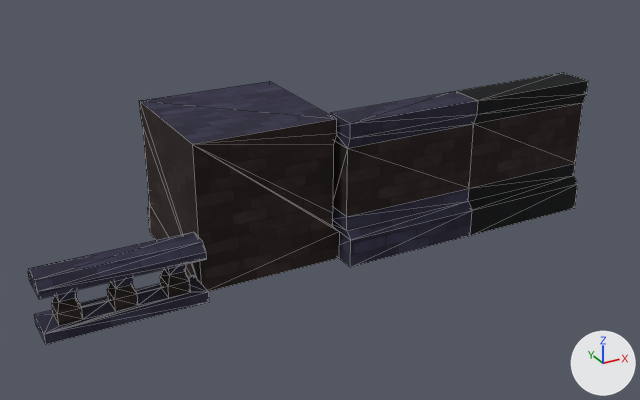
A saved change to the glTF model assets/walls/walls.glb.
The view is the same before and after, from a camera (50 mm lens) standing at (-4.21, -5.16, 2.79) and looking at (-1.47, -0.18, 0.3). Every picture has the same lights, and +X, +Y and +Z are marked at lower right. Mesh edges are drawn as thin lines. Where no turn or scale is listed for an object, it has been applied to the vertices. Vertices at the same position are counted once.

In view in the first picture: 'barrier', 'floor_corner', 'stone', 'wall'.
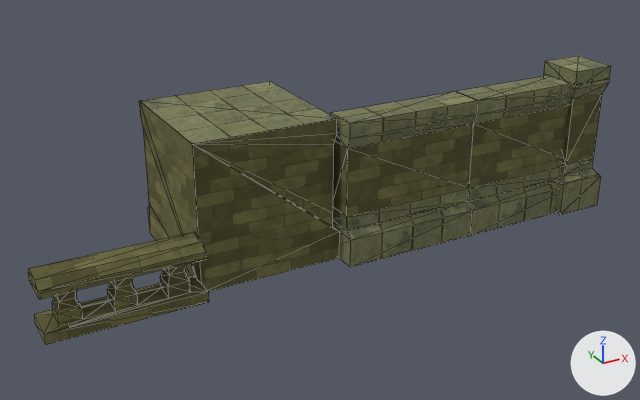
What differs and where, as boxes (x1, y1, x2, y2) in the pictures (640 x 400 px):
'floor_corner', surface changed, recoloured (black to yellow): (139, 81, 339, 292) in both
'wall', surface changed, recoloured: (331, 91, 478, 267) in both
'stone', surface changed (black to yellow): (456, 73, 588, 236) in both
'barrier', surface changed, recoloured: (28, 232, 209, 345) in both
'stonecolumn', added: after (543, 56, 611, 215)
    faces in mat_foliage_clone__001: (543, 56, 611, 215)
    faces in mat_stonedark_clone__001: (562, 94, 602, 164)
part 2 of me_mesh_floor_corner_instance, recoloured (blue to yellow): (140, 81, 336, 144) in both
part 3 of me_mesh_floor_corner_instance, recoloured (black to yellow): (139, 101, 339, 292) in both
part 4 of me_mesh_barrier_instance, recoloured: (28, 232, 209, 345) in both
part 5 of me_mesh_barrier_instance, recoloured (black to yellow): (52, 269, 191, 325) in both

The change, as a diff of the scene's bpy script:
```diff
--- a/assets/walls/walls.glb.py
+++ b/assets/walls/walls.glb.py
@@ mat_foliage_clone @@
 n2 = _N.new('ShaderNodeMix'); n2.name = 'Mix'
 n2.inputs[0].default_value = 1.0  # 'Factor'
-n2.inputs[7].default_value = (0.0235, 0.0232, 0.0232, 1.0)  # 'B', black #2a2a2a
+n2.inputs[7].default_value = (0.767, 0.691, 0.298, 1.0)  # 'B', beige #e3d994
 n3 = _N.new('ShaderNodeTexImage'); n3.name = 'Image Texture'
@@ mat_stonedark_clone @@
 n2 = _N.new('ShaderNodeMix'); n2.name = 'Mix'
 n2.inputs[0].default_value = 1.0  # 'Factor'
-n2.inputs[7].default_value = (0.217, 0.154, 0.136, 1.0)  # 'B', brown #806d67
+n2.inputs[7].default_value = (1.0, 0.961, 0.368, 1.0)  # 'B', yellow #fffba3
 n3 = _N.new('ShaderNodeTexImage'); n3.name = 'Image Texture'
@@ mat_stonedark_clone__001 @@
 n2 = _N.new('ShaderNodeMix'); n2.name = 'Mix'
 n2.inputs[0].default_value = 1.0  # 'Factor'
-n2.inputs[7].default_value = (0.217, 0.154, 0.136, 1.0)  # 'B', brown #806d67
+n2.inputs[7].default_value = (1.0, 0.961, 0.368, 1.0)  # 'B', yellow #fffba3
 n3 = _N.new('ShaderNodeTexImage'); n3.name = 'Image Texture'
@@ mat_stonedark_clone__002 @@
 n2 = _N.new('ShaderNodeMix'); n2.name = 'Mix'
 n2.inputs[0].default_value = 1.0  # 'Factor'
-n2.inputs[7].default_value = (0.217, 0.154, 0.136, 1.0)  # 'B', brown #806d67
+n2.inputs[7].default_value = (1.0, 0.961, 0.368, 1.0)  # 'B', yellow #fffba3
 n3 = _N.new('ShaderNodeTexImage'); n3.name = 'Image Texture'
@@ mat_stonedark_clone__003 @@
 n2 = _N.new('ShaderNodeMix'); n2.name = 'Mix'
 n2.inputs[0].default_value = 1.0  # 'Factor'
-n2.inputs[7].default_value = (0.217, 0.154, 0.136, 1.0)  # 'B', brown #806d67
+n2.inputs[7].default_value = (1.0, 0.961, 0.368, 1.0)  # 'B', yellow #fffba3
 n3 = _N.new('ShaderNodeTexImage'); n3.name = 'Image Texture'
@@ mat_stonedark_clone__004 @@
+mat_stonedark_clone__004 = bpy.data.materials.new('stoneDark(Clone).004')
+# colours: yellow #fffba3
+# uses the picture img_image_1
@@ mat_stonedark_clone__005 @@
+mat_stonedark_clone__005 = bpy.data.materials.new('stoneDark(Clone).005')
+# colours: yellow #fffba3
+# uses the picture img_image_1
@@ mat_foliage_clone__003 @@
+mat_foliage_clone__003 = bpy.data.materials.new('foliage(Clone).003')
+# colours: beige #e3d994
+# uses the picture img_stone_tiles
@@ mat_foliage_clone__002 @@
+mat_foliage_clone__002 = bpy.data.materials.new('foliage(Clone).002')
+# colours: beige #e3d994
+# uses the picture img_stone_tiles
@@ mat_foliage_clone__001 @@
+mat_foliage_clone__001 = bpy.data.materials.new('foliage(Clone).001')
+# colours: beige #e3d994
+# uses the picture img_stone_tiles
@@ me_mesh_floor_corner_instance @@
 me_mesh_floor_corner_instance.from_pydata(...)  # 23 vertices, 42 faces; spans x -0.5..0.5, y -0.5..0.5, z 0.0..1.0
+# me_mesh_floor_corner_instance part 2: all 22 faces that had it switch from mat_stonelight_clone to mat_foliage_clone__003
+# me_mesh_floor_corner_instance part 3: all 20 faces that had it switch from mat_stonedark_clone__001 to mat_stonedark_clone__003
@@ me_mesh_wall_instance_001 @@
 me_mesh_wall_instance_001.from_pydata(...)  # 28 vertices, 52 faces; spans x -0.5..0.5, y -0.15..0.15, z 0.0..1.0
+# me_mesh_wall_instance_001 part 1: all 44 faces that had it switch from mat_stonelight_clone__001 to mat_foliage_clone__002
 me_mesh_wall_instance_001.materials.append(mat_stonedark_clone__002)
@@ me_mesh_barrier_instance @@
 me_mesh_barrier_instance.from_pydata(...)  # 68 vertices, 140 faces; spans x -0.5..0.5, y -0.125..0.125, z 0.0..0.4
+# me_mesh_barrier_instance part 4: all 92 faces that had it switch from mat_stonelight_clone__002 to mat_stonedark_clone__004
+# me_mesh_barrier_instance part 5: all 48 faces that had it switch from mat_stonedark_clone__003 to mat_stonedark_clone__005
@@ ob_stonecolumn @@
+ob_stonecolumn = bpy.data.objects.new('stonecolumn', me_mesh_column_instance)  # 28 vertices, 52 faces; spans x -0.19..0.19, y -0.19..0.19, z 0.0..1.1
+ob_stonecolumn.location = (0.5, -0.5, 0.0)
```
